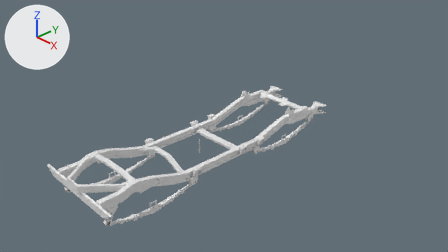
One commit to the Blender file JeepWillys/willysWithChassisAndSup.blend: the scene before it, then after it.
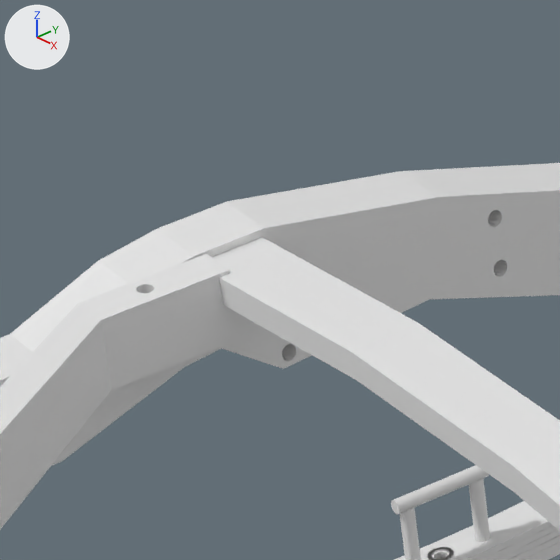
The first picture shows the older version from the file's camera 'Camera'. The close-ups show both versions on the part from 18% to 27% of the width and 54% to 71% of the height of that picture; other places that the commit changed are outside them. The lights are fixed; the arrows at upper left show +X, +Y and +Z.

The older version as bpy lines, for what is in view:
```python
me_cube_001 = bpy.data.meshes.new('Cube.001')
me_cube_001.from_pydata(...)  # 898 vertices, 553 faces; spans x -1.0..1.0, y -17.8..19.8, z -4.4..1.0
me_cube_005 = bpy.data.meshes.new('Cube.005')
me_cube_005.from_pydata(...)  # 16 vertices, 14 faces; spans x -3.06..3.1, y -1.2..1.0, z -2.38..1.01
me_cube_012 = bpy.data.meshes.new('Cube.012')
me_cube_012.from_pydata(...)  # 160 vertices, 98 faces; spans x -1.0..1.0, y -1.0..1.0, z -43.1..1.0
ob_crossmember = bpy.data.objects.new('crossMember', me_cube_005)
ob_crossmember.location = (-0.012, -2.411, 0.345)
ob_crossmember.scale = (0.223, 0.06, 0.0243)
ob_leftframe = bpy.data.objects.new('leftFrame', me_cube_001)
ob_leftframe.location = (-0.745, -0.194, -0.043)
ob_leftframe.scale = (-0.0587, 0.169, -0.0897)
ob_shacklebracketsteelleaftoframe = bpy.data.objects.new('ShackleBracketSteelLeafToFrame', me_cube_012)
ob_shacklebracketsteelleaftoframe.location = (-0.755, 2.816, 0.024)
ob_shacklebracketsteelleaftoframe.scale = (-0.0644, 0.0979, 0.00328)
# also in view: 'U-BoltClip.003' at (-0.75, -2.07, -0.39); 'TopSpring.003' at (-0.76, -2.08, -0.29); 'crossMemberVbraket' at (0.0, -2.88, 0.3)
```
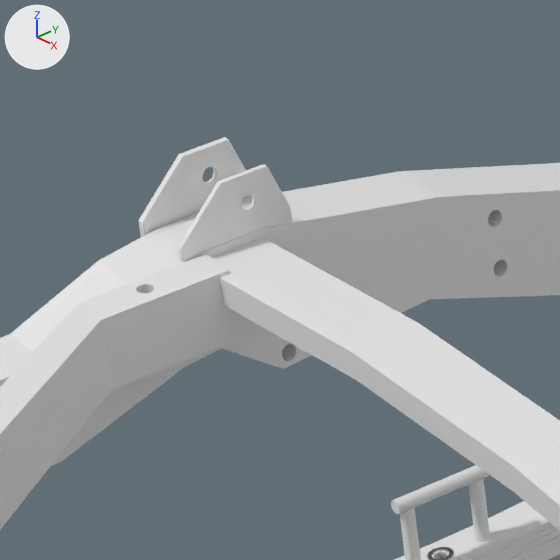
The edits, one by one:
Object 'ShackleBracketSteelLeafToFrame.007' (ob_shacklebracketsteelleaftoframe_007) is new; it shows a copy of the mesh of ob_shacklebracketsteelleaftoframe.
Its location is (-0.753, -2.404, 0.316).
Its rotation in degrees is (0, 180, 0).
Its scale is (-0.0644, 0.0979, 0.00328).

Boxes [x1, y1, x2, y2] around the edits, measured in the close-ups (560 x 560 px):
'ShackleBracketSteelLeafToFrame.007', added: after [138, 137, 293, 261]
